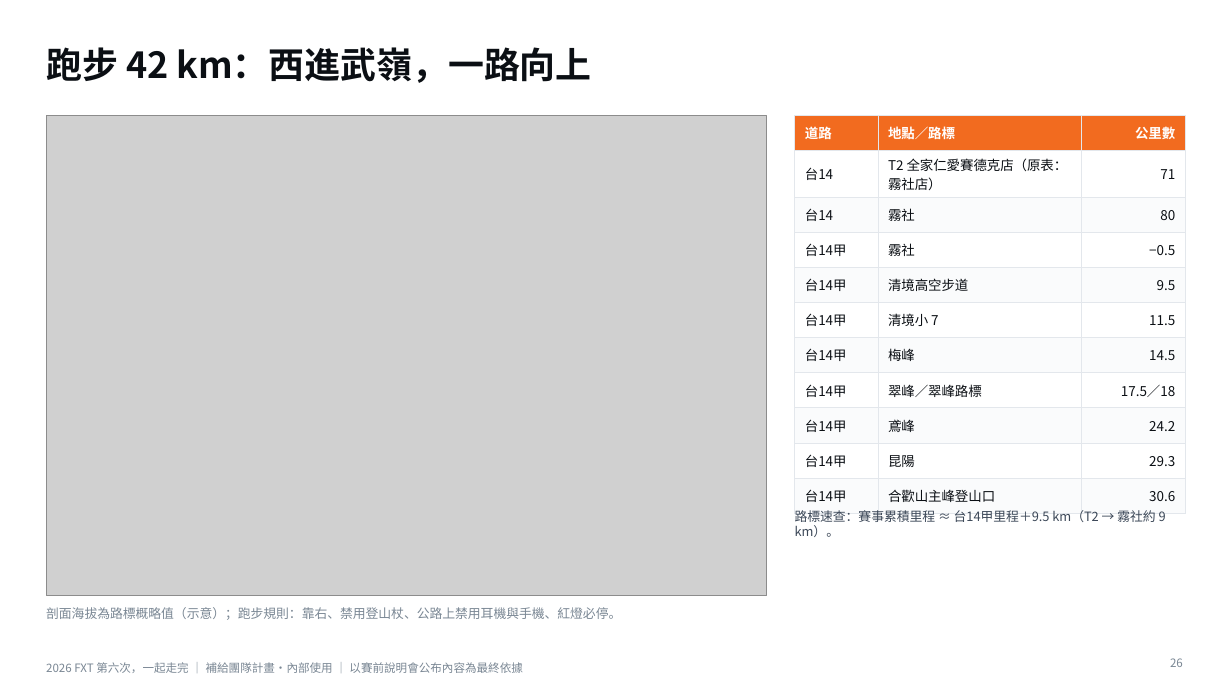
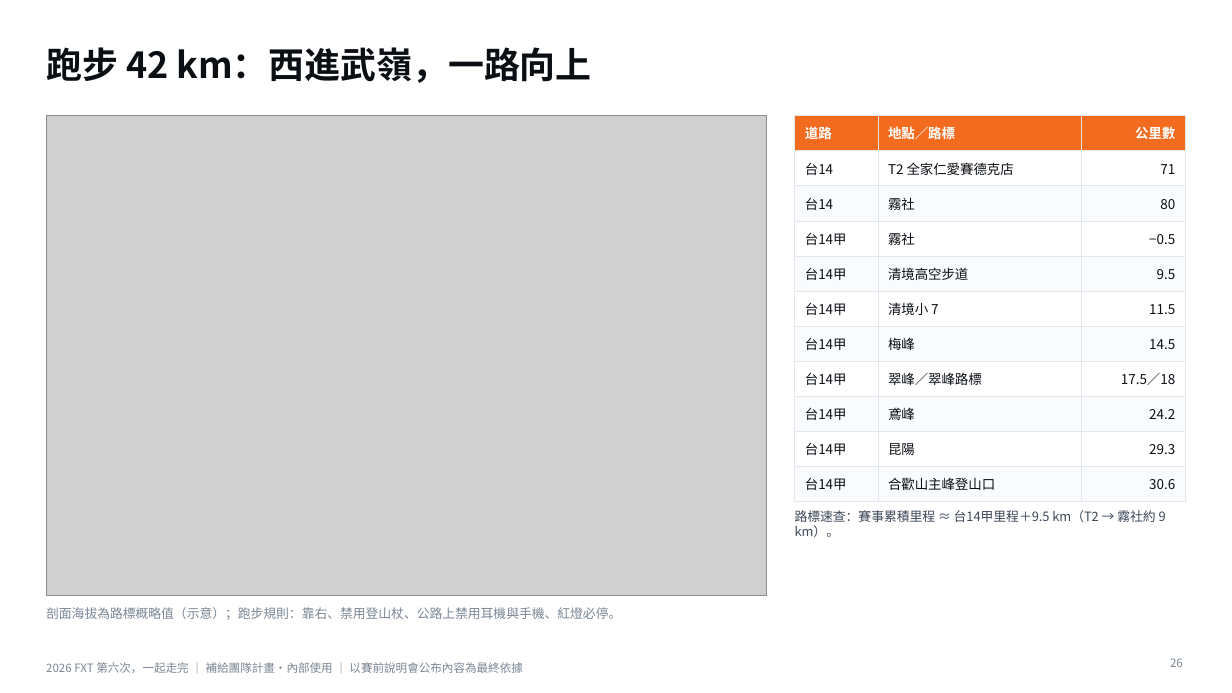
Before and after one commit to powermovebboy-sys/Race-site, a slide deck: slide 26 of deck/2026_FXT_第六次一起走完.pptx. Drawn at 1232x693 pixels with LibreOffice and Linux fonts; fonts in the diff are those of the drawing; grey boxes stand for pictures. Boxes give left, top, right and bottom in pixels: in the first picture for what was removed or moved away, otherwise in the second. Text is boxed around its words. In the diff, an @@ line names an element or a change of style, - is before the commit and + after.

```diff
--- a/deck/2026_FXT_第六次一起走完.pptx
+++ b/deck/2026_FXT_第六次一起走完.pptx
@@ table at (795, 116, 1186, 494) @@
-row 2, column 2: T2 全家仁愛賽德克店（原表：霧社店）
+row 2, column 2: T2 全家仁愛賽德克店
```
Also in this commit, not shown: 7 other slides changed, 2 other files.
